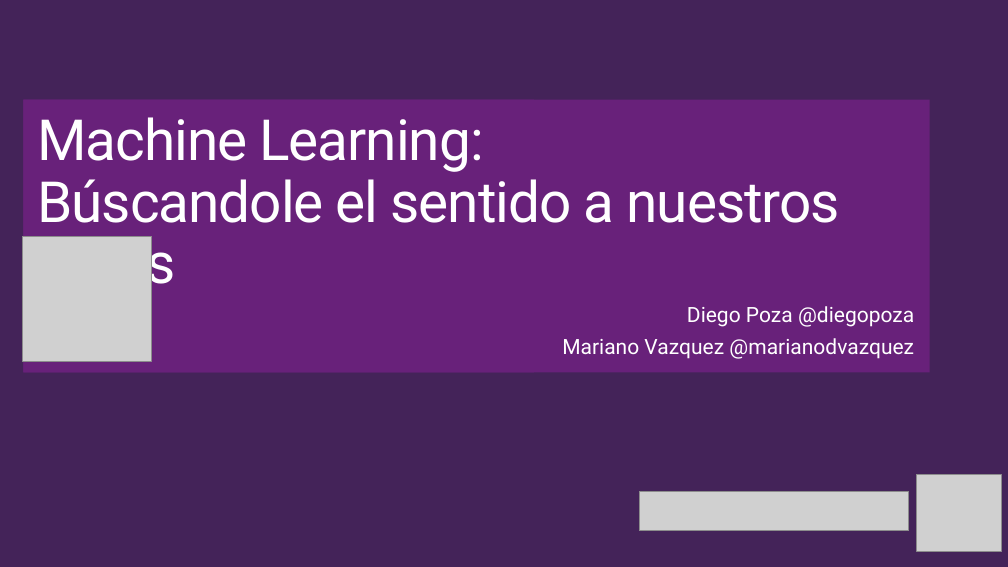
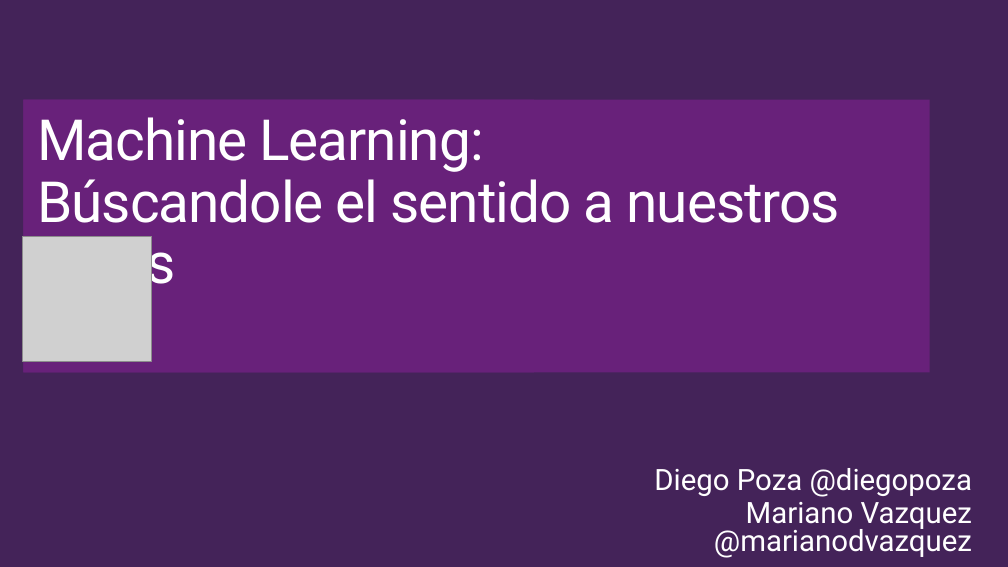
Before and after one commit to BionStt/MachineLearning, a slide deck: slide 1 of Introduction to Azure Machine Learning - spanish.pptx (slide 2 before the commit). Drawn at 1008x567 pixels with LibreOffice and Linux fonts; fonts in the diff are those of the drawing; grey boxes stand for pictures; background and template pictures are left out. Boxes give left, top, right and bottom in pixels: in the first picture for what was removed or moved away, otherwise in the second. Text is boxed around its words. In the diff, an @@ line names an element or a change of style, - is before the commit and + after.

```diff
--- a/Introduction to Azure Machine Learning - spanish.pptx
+++ b/Introduction to Azure Machine Learning - spanish.pptx
@@ subtitle "Diego Poza @diegopoza": place and size @@
-subtitle "Diego Poza @diegopoza" at <box>562,306,914,359</box>
+subtitle "Diego Poza @diegopoza" at <box>654,468,972,558</box>
@@ subtitle "Diego Poza @diegopoza" at <box>654,468,972,558</box>: size 20 to 28 pt; more space between paragraphs @@
@@ picture removed at <box>917,475,1002,552</box> @@
@@ picture removed at <box>640,492,909,531</box> @@
```
Also in this commit, not shown: 1 other slide changed, 1 slide removed.
